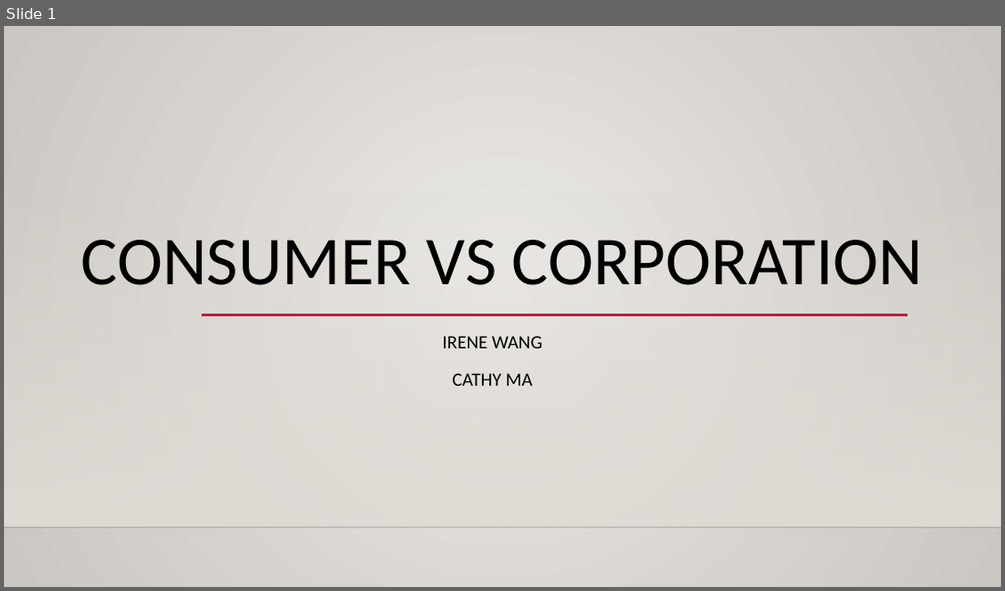
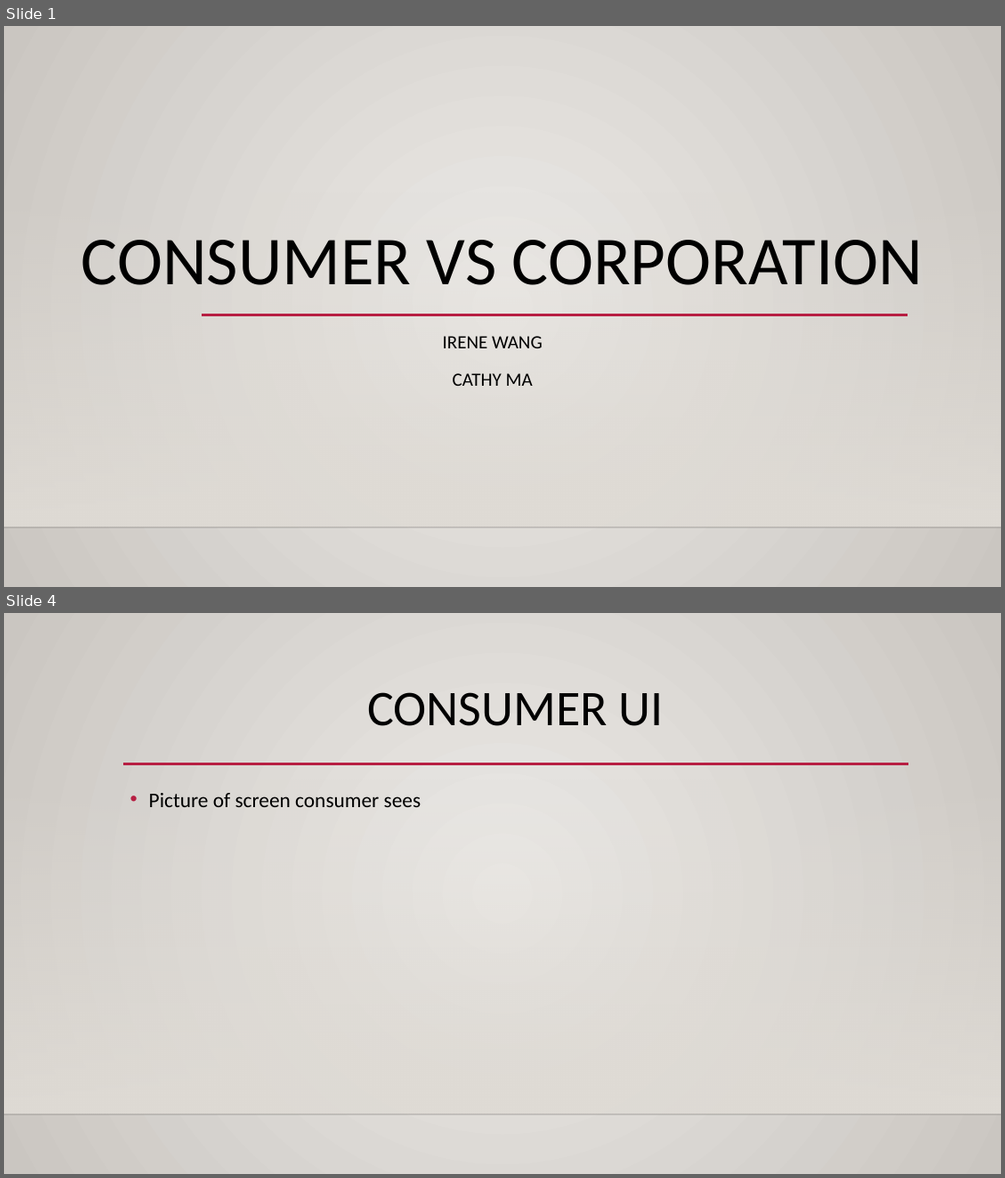
Before and after one commit to stirenewang/EH89-ConsumerCompanyGame, a slide deck: Presentation.pptx. Shown one above the other, each under a label of ours: slide 1 before the commit, slides 1 and 4 after it; the slides between them are not shown. The pictures are 1005x591 and 1005x1178 pixels, drawn with LibreOffice and Linux fonts; fonts in the diff are those of the drawing; background and template pictures are left out. Boxes give left, top, right and bottom in pixels: in the first picture for what was removed or moved away, otherwise in the second. Text is boxed around its words. In the diff, an @@ line names an element or a change of style, - is before the commit and + after.

```diff
--- a/Presentation.pptx
+++ b/Presentation.pptx
@@ slide 4 added at (x1=4, y1=613, x2=1001, y2=1174), background gradient #ECEAE7 to #CAC7C1; not listed: 2 template elements that a slide beside it also shows @@
@@ title added at (x1=367, y1=692, x2=663, y2=726), 48 pt, text #000000 @@
+CONSUMER UI
@@ line added from (123, 764) to (909, 764), #B71E42 2.5 pt @@
@@ text added at (x1=149, y1=793, x2=421, y2=807), 20 pt, text #000000 @@
+• Picture of screen consumer sees
```
Also in this commit, not shown: 5 other slides added, 1 other file.
